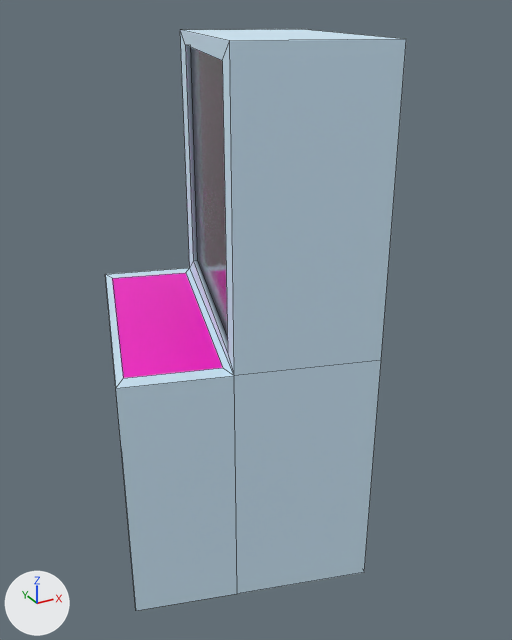
Before and after pictures for a commit that changed the FBX model Unity/GameOff2025/Assets/Resources/Models/EB_SonarStation.fbx.
Rendered twice from a 50 mm lens placed at (1.423, -5.225, 1.366), pointed at (2.194, -3.823, 0.665). The axes (+X, +Y, +Z) are drawn at lower left. The lights are the same throughout. Mesh edges are drawn as thin lines. Where no turn or scale is listed for an object, it has been applied to the vertices.

The older version as bpy lines, for what is in view:
```python
mat_commsscreenmat = principled_material('commsScreenMat')
mat_commsscreenmat.base_color = (1.0, 0.00191, 0.622)  # pink #ff06cf
mat_glassmat = principled_material('glassMat')
mat_glassmat.base_color = (0.108, 0.108, 0.108)  # dark grey #5c5c5c
mat_glassmat.metallic = 1.0
mat_glassmat.roughness = 0.178
mat_glassmat.alpha = 0.822
mat_tablemat = principled_material('tableMat')
mat_tablemat.base_color = (0.699, 0.881, 1.0)  # white #daf1ff
mat_tablemat.metallic = 0.339
mat_tablemat.roughness = 0.862
me_plane_012 = bpy.data.meshes.new('Plane.012')
me_plane_012.from_pydata(...)  # 32 vertices, 31 faces; spans x -0.361..0.361, y -0.401..0.401, z -0.292..0.928
# faces by material slot: [28, 1, 1, 1]
me_plane_012.materials.append(mat_tablemat)  # white #daf1ff
me_plane_012.materials.append(mat_glassmat)  # dark grey #5c5c5c
me_plane_012.materials.append(mat_commsscreenmat)  # pink #ff06cf
me_plane_012.materials.append(mat_commskeyboardma)  # pink #ff06cf
ob_sonarstation = bpy.data.objects.new('SonarStation', me_plane_012)
ob_sonarstation.location = (2.134, -3.769, 0.389)
```
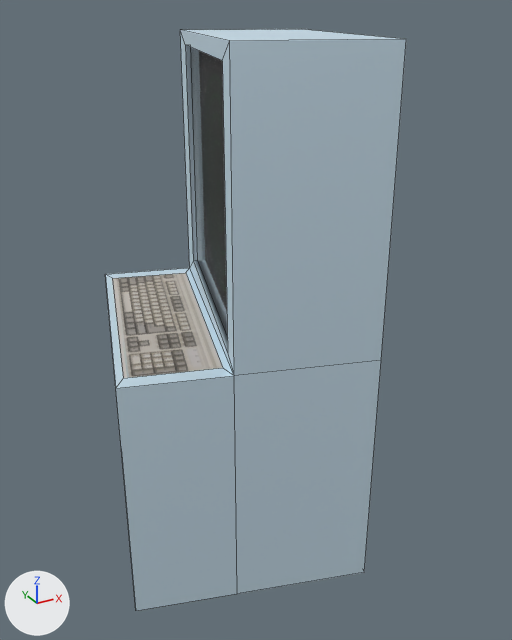
Boxes (x1, y1, x2, y2) around the edits, measured in the pictures (512 x 640 px):
'SonarStation', surface changed, recoloured (blue to grey)
    both: (105, 29, 383, 611)

The change in detail:
Picture 'keyboard.png' (img_keyboard_png) is new.
Picture 'sonar.png' (img_sonar_png) is new.
In material 'tableMat' (mat_tablemat), roughness goes from 0.862 to 0.5.
In material 'glassMat' (mat_glassmat), roughness goes from 0.178 to 0.667.
In material 'glassMat' (mat_glassmat), alpha goes from 0.822 to 0.253.
In material 'commsScreenMat' (mat_commsscreenmat), base_color is no longer (1.0, 0.00191, 0.622), pink #ff06cf.
In material 'commsScreenMat' (mat_commsscreenmat), texture is now set to img_sonar_png.
Material 'keyboardTextureMat' (mat_keyboardtexturemat) is new.
Its texture is img_keyboard_png.
me_plane_012 has 32 vertices, 31 faces and spans x -0.361..0.361, y -0.401..0.401, z -0.292..0.928.
me_plane_012 no longer uses material mat_commskeyboardma (pink #ff06cf).
me_plane_012 now uses material mat_keyboardtexturemat (picture img_keyboard_png).
